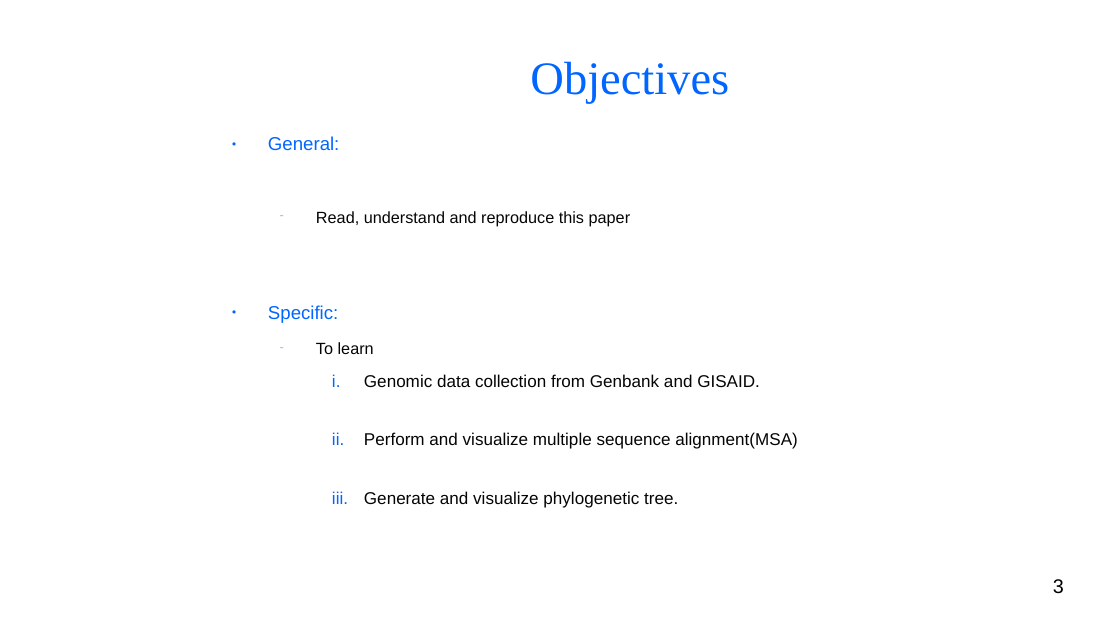
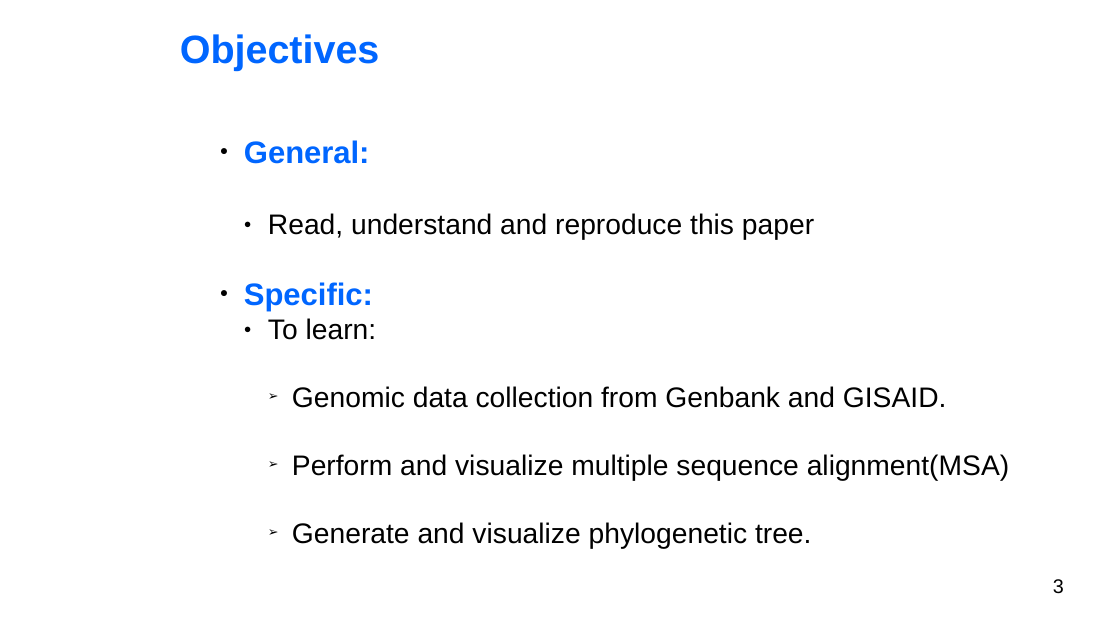
Before and after one commit to BryanAbuchery/Group_Project, a slide deck: slide 3 of Group_presentation.odp. Drawn at 1120x630 pixels with LibreOffice and Linux fonts; fonts in the diff are those of the drawing; background and template pictures are left out. Boxes give left, top, right and bottom in pixels: in the first picture for what was removed or moved away, otherwise in the second. Text is boxed around its words. In the diff, an @@ line names an element or a change of style, - is before the commit and + after.

```diff
--- a/Group_presentation.odp
+++ b/Group_presentation.odp
@@ title "Objectives" at (180, 34, 380, 71): size 33 to 28 pt, font Times New Roman to Arial, bold on; alignment centre to left; vertical alignment middle to top @@
@@ text at (244, 140, 1009, 549): size 13.2 to 22 pt, bold on in "General:", "Specific:"; size 11.5 to 20 pt in "Read, understand and reproduce this paper"; text colour #050505 to #000000 in "Read, understand and reproduce this paper", "Genomic data collection from Genbank and GISAID.", "Perform and visualize multiple sequence alignment(MSA)", "Generate and visualize phylogenetic tree."; size 12.1 to 20 pt in "Genomic data collection from Genbank and GISAID.", "Perform and visualize multiple sequence alignment(MSA)", "Generate and visualize phylogenetic tree."; indent changed; less space between paragraphs; bullet colour #0066FF to #000000; bullet − to ●; bullet i. to ➢ @@
@@ text at (268, 318, 377, 340): text changed; size 11.5 to 20 pt; text colour #050505 to #000000 @@
-  − To learn
+  ● To learn:
```
Also in this commit, not shown: 8 other slides changed, 6 slides added, 3 slides removed.
